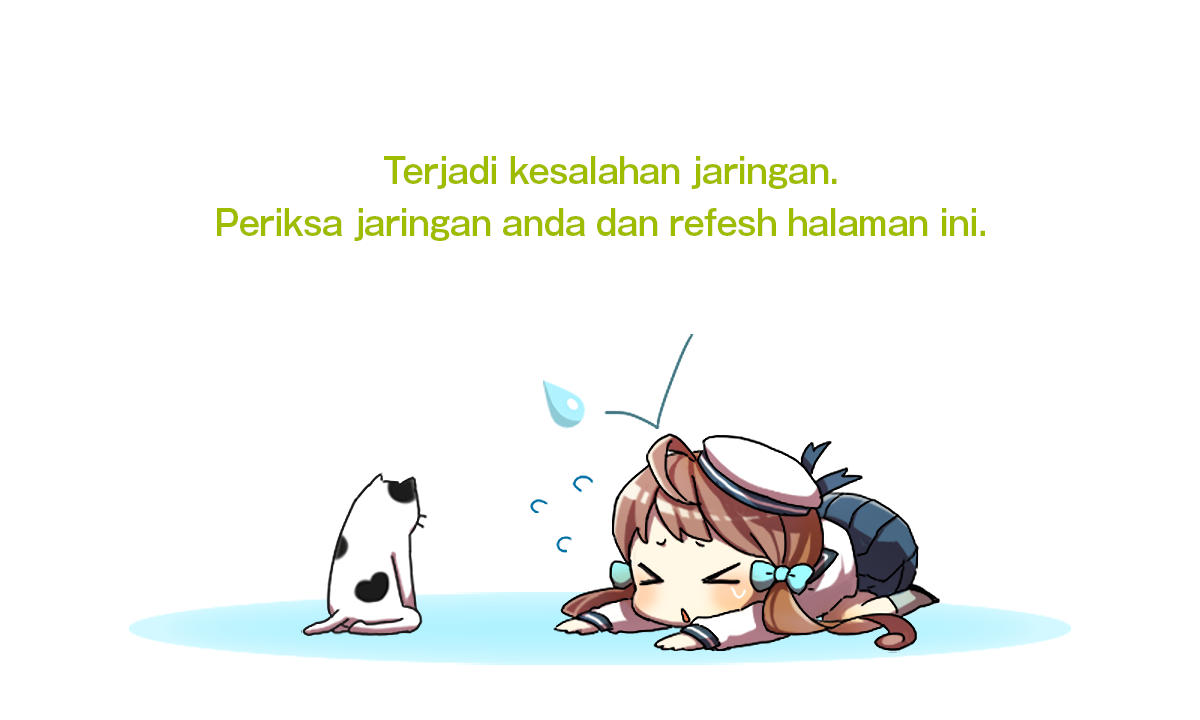
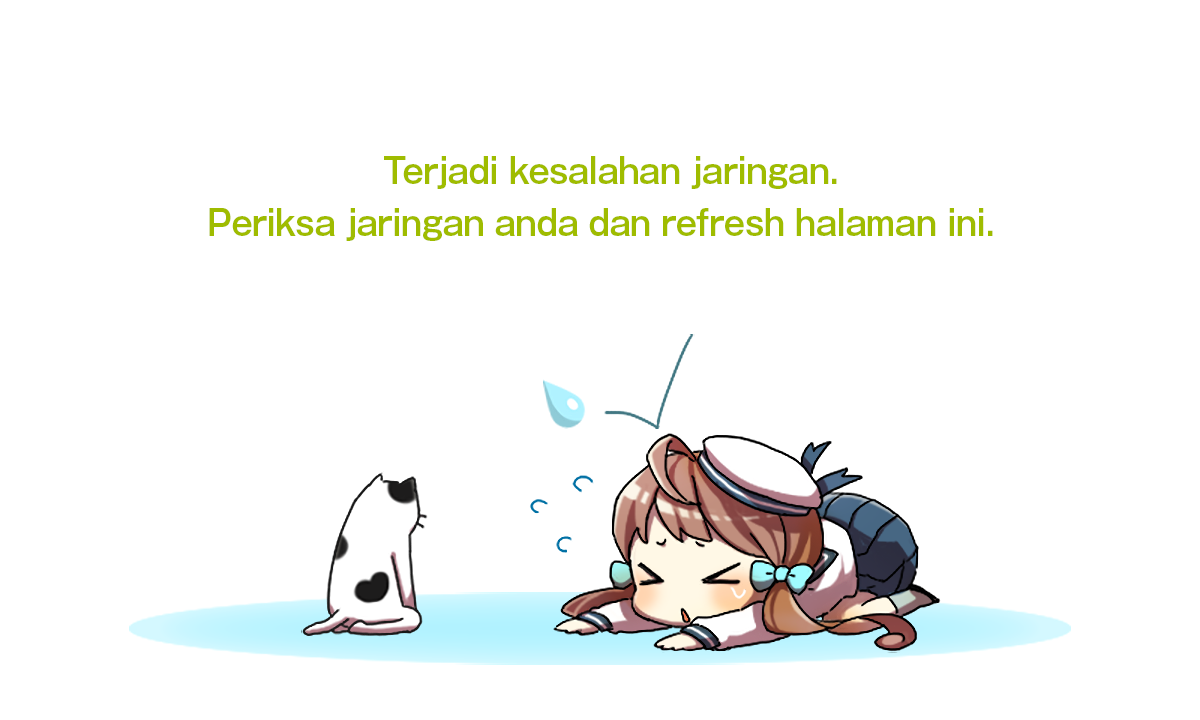
Two versions of the same layered image (1200x720). Layer-by-layer changes:
renamed "Terjadi kesalahan jaringan. Periksa jaringan anda dan refesh ha" to "Terjadi kesalahan jaringan. Periksa jaringan anda dan refresh h", painted on it over <box>209,208,993,241</box>
